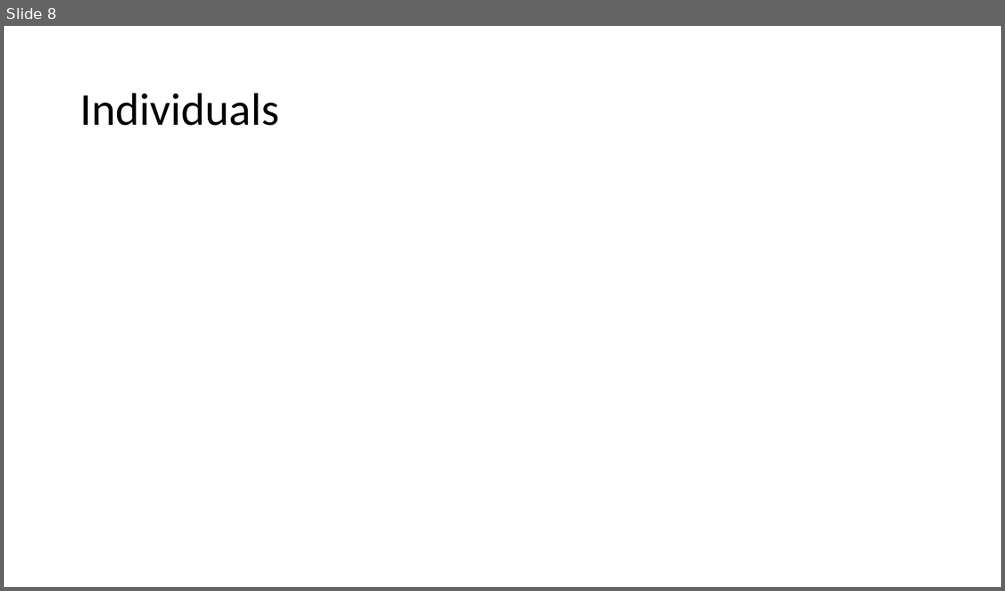
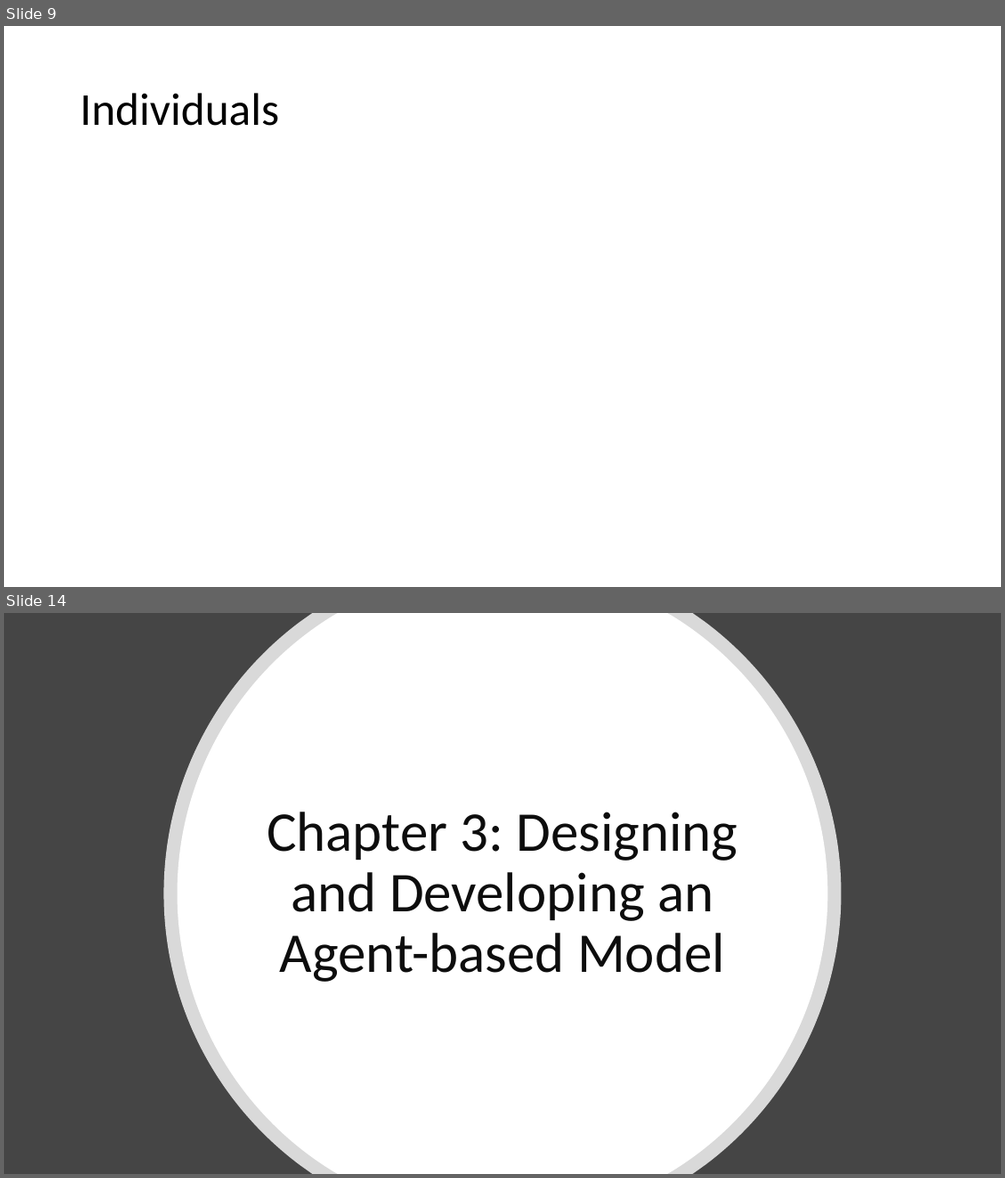
Before and after one commit to abmgis/abmgis, a slide deck: Chapter01-ABMGIS/Chapter1.pptx. Shown one above the other, each under a label of ours: slide 8 before the commit, slides 9 and 14 after it; the slides between them are not shown. The pictures are 1005x591 and 1005x1178 pixels, drawn with LibreOffice and Linux fonts; fonts in the diff are those of the drawing. Boxes give left, top, right and bottom in pixels: in the first picture for what was removed or moved away, otherwise in the second. Text is boxed around its words. In the diff, an @@ line names an element or a change of style, - is before the commit and + after.

Commit message:
updated chapter 1 ppt

```diff
--- a/Chapter01-ABMGIS/Chapter1.pptx
+++ b/Chapter01-ABMGIS/Chapter1.pptx
@@ slide 14 added at box(4, 613, 1001, 1174), background #454545 @@
@@ freeform shape added at box(164, 613, 841, 1174), fill #FFFFFF at 80% opacity @@
@@ freeform shape added at box(178, 613, 828, 1174), fill #FFFFFF @@
@@ title added at box(267, 811, 738, 981), 54 pt, text #0D0D0D @@
+Chapter 3: Designing and Developing an Agent-based Model
@@ what was slide 8 is now slide 9 @@
```
Also in this commit, not shown: 9 slides changed, 17 other slides added, 7 slides removed, 1 other file.
